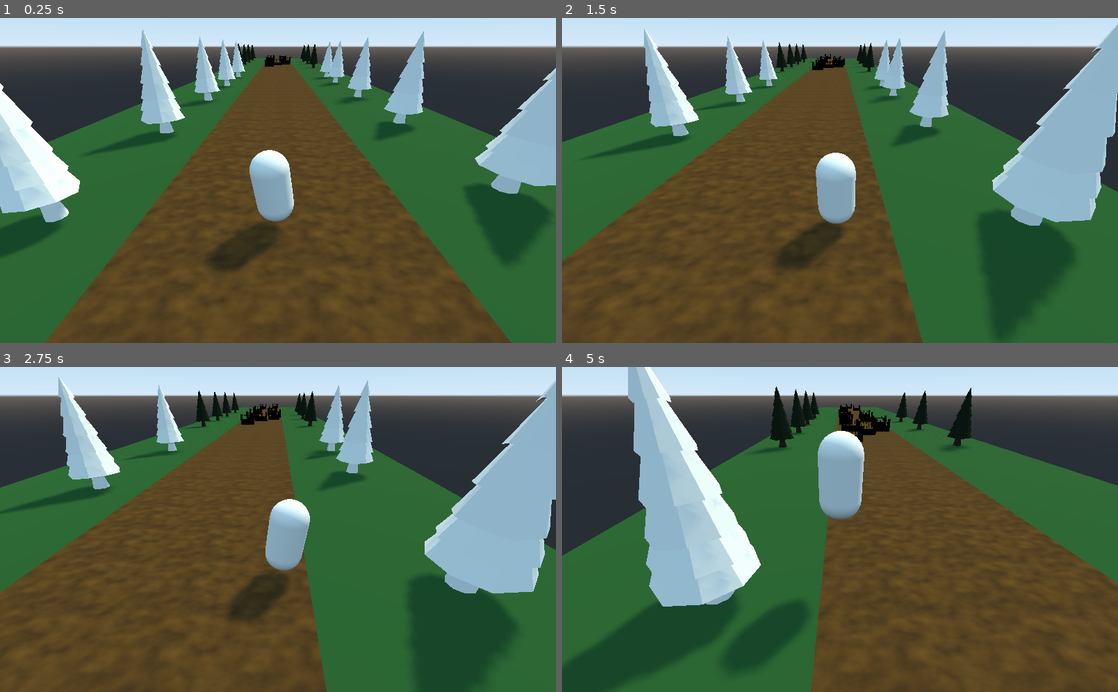
Above: before the commit, frames 1-4 (two rows, left to right).
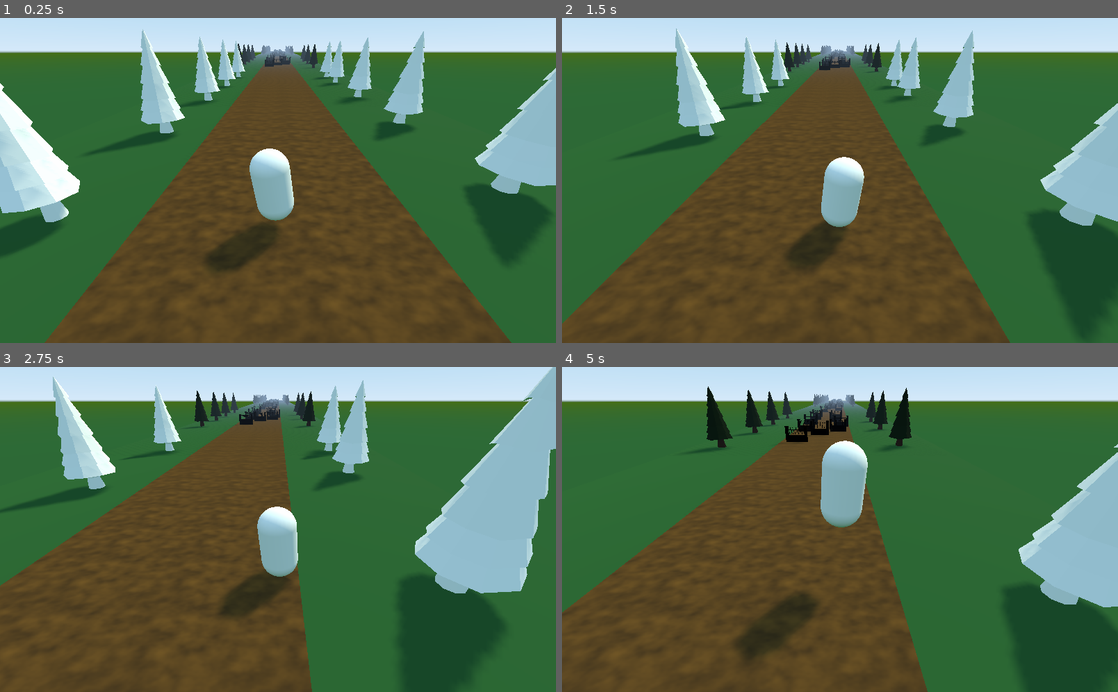
Above: after the commit, the same moments.

Repository: TaaviKodari/2022SyksyPe1715_Godot_Infinite_Runner
Game: Godot game, scene res://Main.tscn
The game is run twice, just before and just after one commit, with the same random seed, the same clock (stepped at 60 frames per second) and the same inputs.
Inputs:
- Up to frame 1 (0.25 s): no input
- Up to frame 2 (1.5 s): hold D (move_right) 0.53-1.28 s; tap Space (jump) at 0.77 s; hold A (move_left) from 1.28 s (still down)
- Up to frame 3 (2.75 s): tap Space (jump) at 1.52 s; release A (move_left) at 2.03 s; hold D (move_right) from 2.03 s (still down)
- Up to frame 4 (5 s): tap Space (jump) at 3.02, 3.77, 4.52 s; release D (move_right) at 3.53 s; hold A (move_left) from 3.53 s (still down)

The runs differ from the first frame. In frame 1, 14% of the frame differs, in the area x 0-100%, y 4-63%; in frame 2, 43%; in frame 3, 21%; in frame 4, 76%, in the area x 0-100%, y 0-100%.

Commit message:
post-processia

Diff:
--- a/Main.tscn
+++ b/Main.tscn
@@ -5,6 +5,7 @@
 [ext_resource path="res://Main.gd" type="Script" id=3]
 
 [node name="Main" type="Spatial"]
+transform = Transform( 1, 0, 0, 0, 0.999848, -0.0174524, 0, 0.0174524, 0.999848, 0, 0, 0 )
 script = ExtResource( 3 )
 
 [node name="RoadStart" parent="." instance=ExtResource( 1 )]
@@ -24,3 +25,4 @@
 
 [node name="Camera" type="Camera" parent="CameraPivot"]
 transform = Transform( 1, 0, 0, 0, 0.866025, 0.5, 0, -0.5, 0.866025, 0, 5, 5 )
+far = 300.0
--- a/Player.gd
+++ b/Player.gd
@@ -23,14 +23,15 @@
 #	pass
 
 func _physics_process(delta):
-	body_hinge.translation.y = step_height * (1 + sin(2.0 * PI * step_freq * time))
-	body_hinge.rotation_degrees.z = step_tilt * sin(PI * step_freq * time)
-	time += delta
+	if is_on_floor():
+		body_hinge.translation.y = step_height * (1 + sin(2.0 * PI * step_freq * time))
+		body_hinge.rotation_degrees.z = step_tilt * sin(PI * step_freq * time)
+		time += delta
 
 	var sideways: float = 0.0
-	if Input.is_action_pressed("move_right"):
+	if Input.is_action_pressed("move_right") and is_on_floor():
 		sideways += 1.0
-	if Input.is_action_pressed("move_left"):
+	if Input.is_action_pressed("move_left") and is_on_floor():
 		sideways -= 1.0
 
 	if Input.is_action_just_pressed("jump") and is_on_floor():
@@ -45,6 +46,6 @@
 	for index in range(get_slide_count()):
 		var collision = get_slide_collision(index)
 		var collision_object = collision.collider as CollisionObject
-		if collision_object.collision_layer & 4:
+		if collision_object.collision_layer & 4 and rad2deg(collision.get_angle()) > 60:
 			#print("Ouch!")
 			get_tree().reload_current_scene()
--- a/default_env.tres
+++ b/default_env.tres
@@ -1,7 +1,21 @@
 [gd_resource type="Environment" load_steps=2 format=2]
 
 [sub_resource type="ProceduralSky" id=1]
+ground_bottom_color = Color( 0.176471, 0.415686, 0.215686, 1 )
+ground_horizon_color = Color( 0.27451, 0.435294, 0.0588235, 1 )
 
 [resource]
 background_mode = 2
 background_sky = SubResource( 1 )
+fog_enabled = true
+fog_sun_amount = 0.07
+fog_depth_begin = 25.0
+fog_depth_end = 250.0
+fog_transmit_enabled = true
+dof_blur_near_enabled = true
+glow_bloom = 0.15
+glow_bicubic_upscale = true
+glow_high_quality = true
+adjustment_brightness = 0.76
+adjustment_contrast = 4.43
+adjustment_saturation = 0.01
